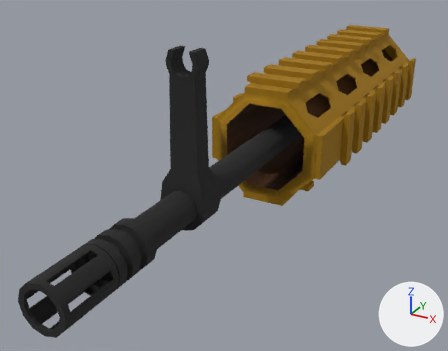
An edit to the FBX model Assets/_InternalAssets/Models/Barrels/barrel_6.fbx, drawn before and after from the same camera.
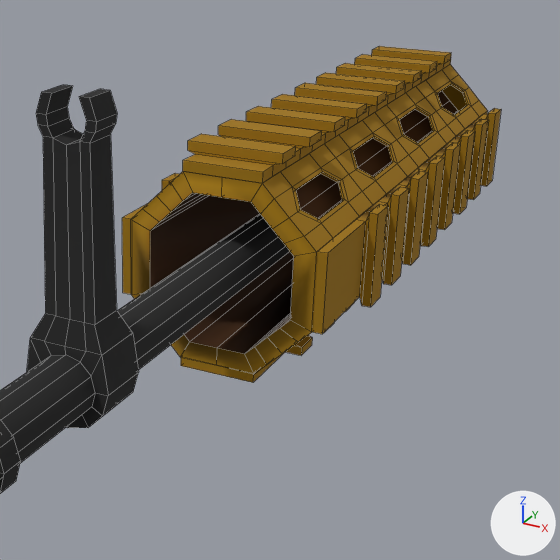
There are two pictures of each version: one whole from a 50 mm camera at (6.19, -26.57, 7.24) aimed at (-0.88, -13.72, 0.82), one close up on the part from 33% to 100% of the width and 0% to 86% of the height. Arrows for +X, +Y and +Z are at lower right; the lights stay in place. The close-ups show mesh edges as thin lines. Where no turn or scale is listed for an object, it has been applied to the vertices. Vertices at the same position are counted once.

The first close-up shows 'barrel_6'.
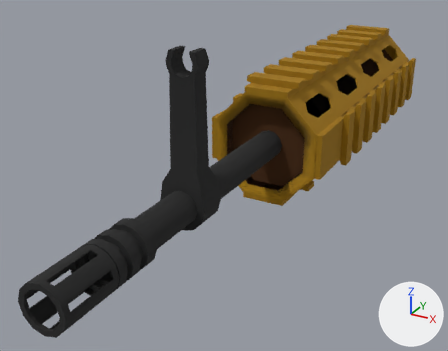
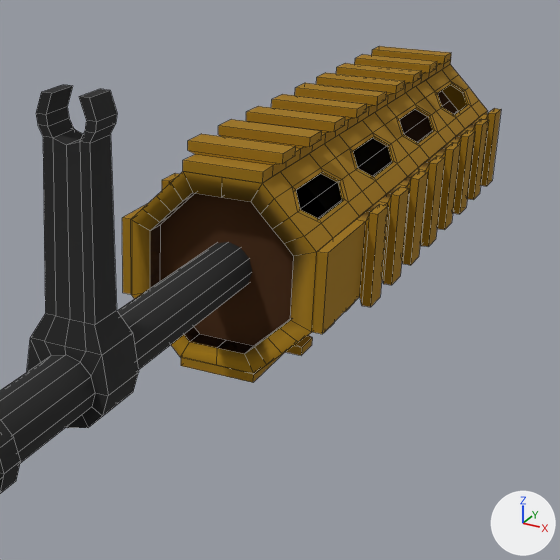
Scene script edits in JSON lines:
```json
{"block": "me_cube_064", "where": "# used by ob_barrel_6; location = (0.0, 0.0, 0.0)"}
{"op": "remove", "block": "me_cube_064", "code": "me_cube_064.from_pydata(...)  # 1534 vertices, 1373 faces; spans x -1.7..1.7, y -21.1..-3.9, z -0.1..4.7"}
{"op": "add", "block": "me_cube_064", "code": "me_cube_064.from_pydata(...)  # 1556 vertices, 1396 faces; spans x -1.7..1.7, y -21.1..-3.9, z -0.1..4.7"}
{"block": "me_cube_064", "change": "me_cube_064 part 1"}
{"block": "me_cube_064", "change": "22 new vertices lie (0.0, 0.4, 0.0) away from vertices in x -1.0..1.1, y -13.3, z 0.5..2.7"}
{"block": "me_cube_064", "change": "23 new faces join them"}
```

Where the change shows, as pixel boxes (x1, y1, x2, y2) in the close-ups (560 x 560 px):
```json
{"part": 1, "of": "me_cube_064", "change": "added", "after": [150, 193, 294, 354], "on screen": "brown"}
```
